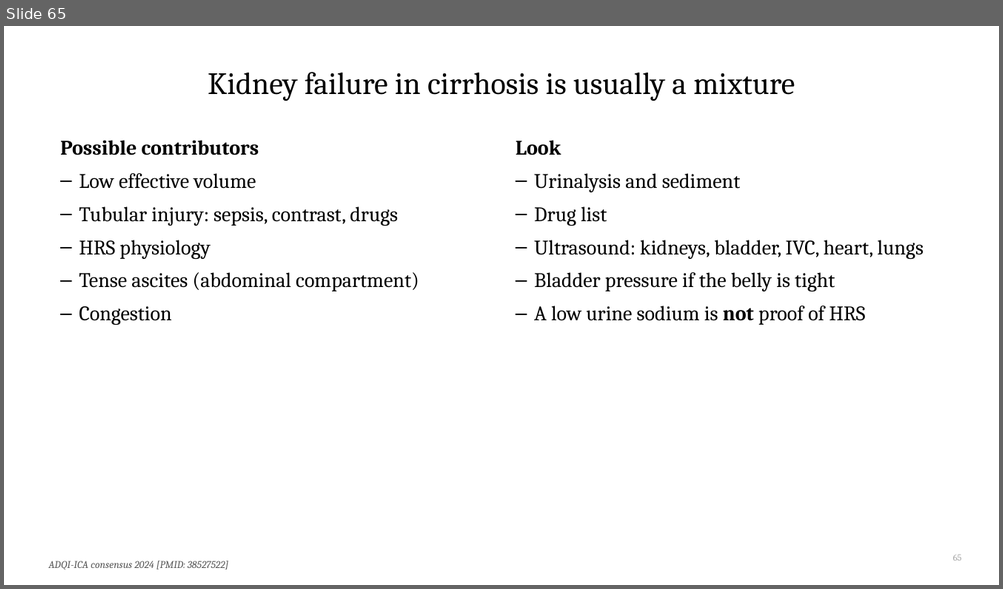
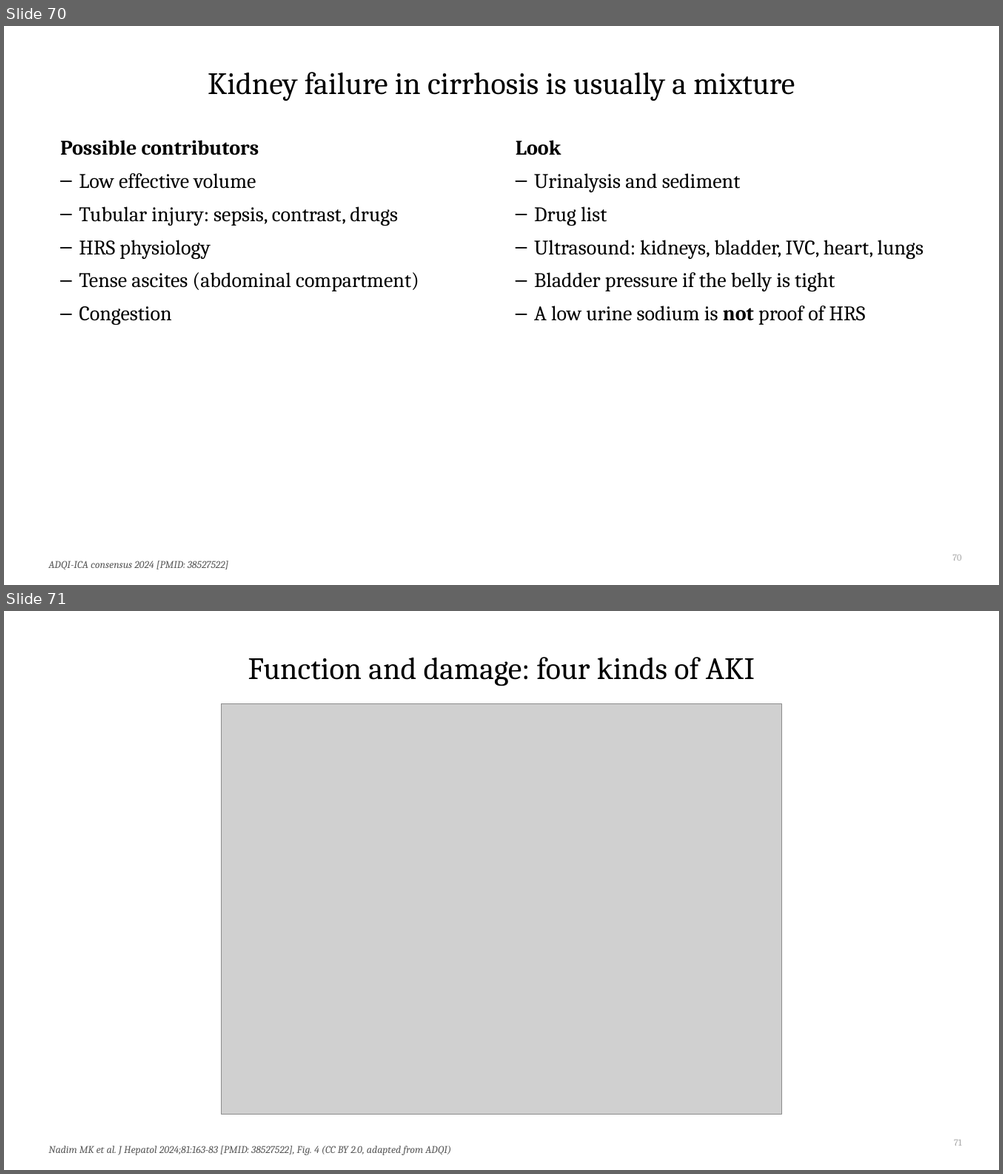
Before and after one commit to qaddodi/mohammad-almeqdadi-lectures, a slide deck: lectures/acute-liver-failure-aclf-in-icu/ALF and ACLF in the ICU.pptx. Shown one above the other, each under a label of ours: slide 65 before the commit, slides 70 and 71 after it. The pictures are 1003x589 and 1003x1174 pixels, drawn with LibreOffice and Linux fonts; fonts in the diff are those of the drawing; grey boxes stand for pictures. Boxes give left, top, right and bottom in pixels: in the first picture for what was removed or moved away, otherwise in the second. Text is boxed around its words. In the diff, an @@ line names an element or a change of style, - is before the commit and + after.

```diff
--- a/lectures/acute-liver-failure-aclf-in-icu/ALF and ACLF in the ICU.pptx
+++ b/lectures/acute-liver-failure-aclf-in-icu/ALF and ACLF in the ICU.pptx
@@ slide 71 added at (x1=4, y1=611, x2=999, y2=1170), background #FFFFFF @@
@@ title added at (x1=248, y1=657, x2=754, y2=686), 30 pt, text #000000 @@
+Function and damage: four kinds of AKI
@@ picture added at (x1=221, y1=704, x2=782, y2=1115) @@
@@ page number added at (x1=953, y1=1140, x2=961, y2=1146), 9 pt, text #A6A6A6 @@
+71
@@ text added at (x1=48, y1=1146, x2=451, y2=1156), 10 pt, text #595959, italic @@
+Nadim MK et al. J Hepatol 2024;81:163-83 [PMID: 38527522], Fig. 4 (CC BY 2.0, adapted from ADQI)
@@ what was slide 65 is now slide 70 @@
@@ page number at (x1=952, y1=555, x2=961, y2=561): text changed @@
-65
+70
```
Also in this commit, not shown: 12 slides changed, 9 other slides added, 21 other files.
